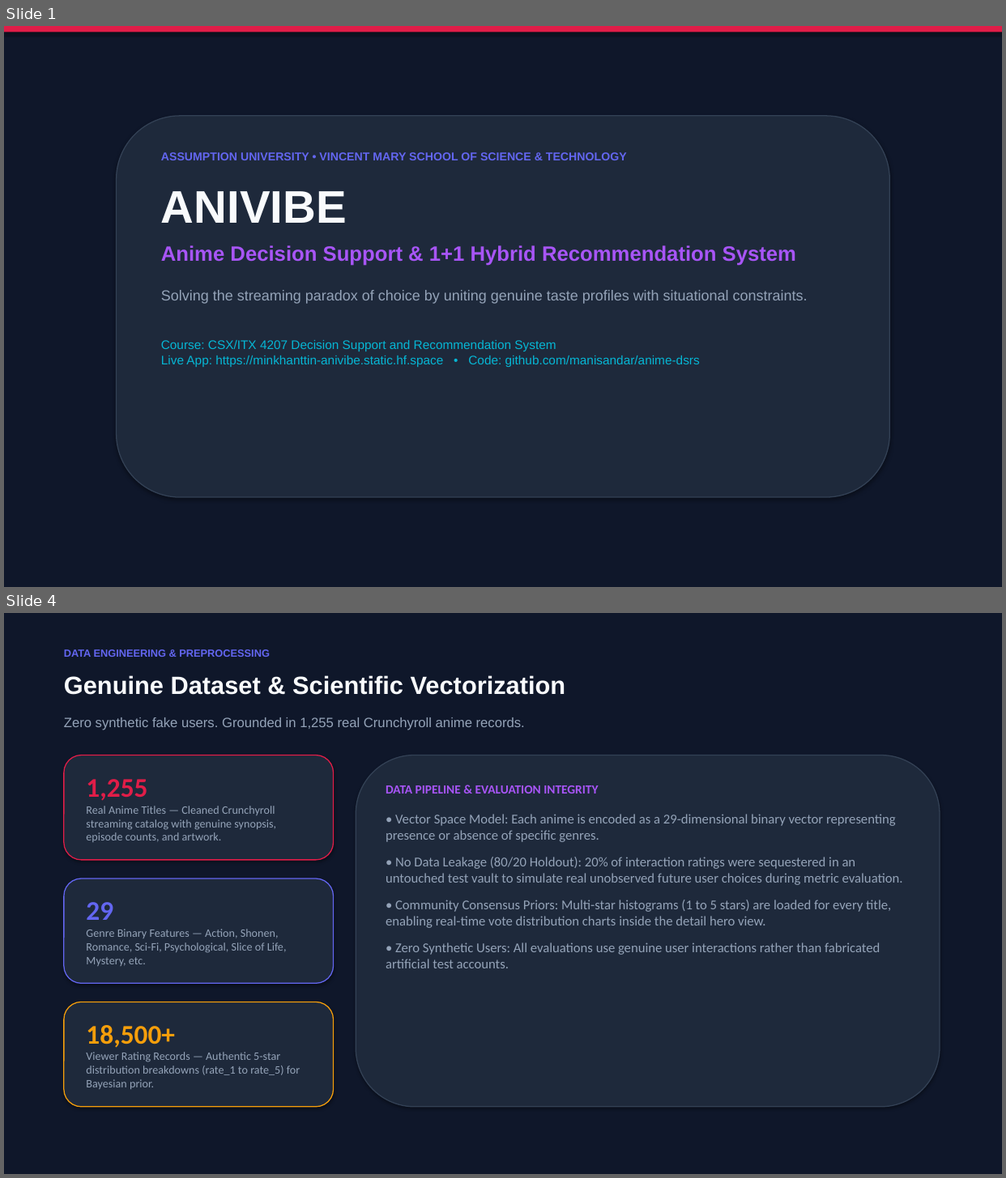
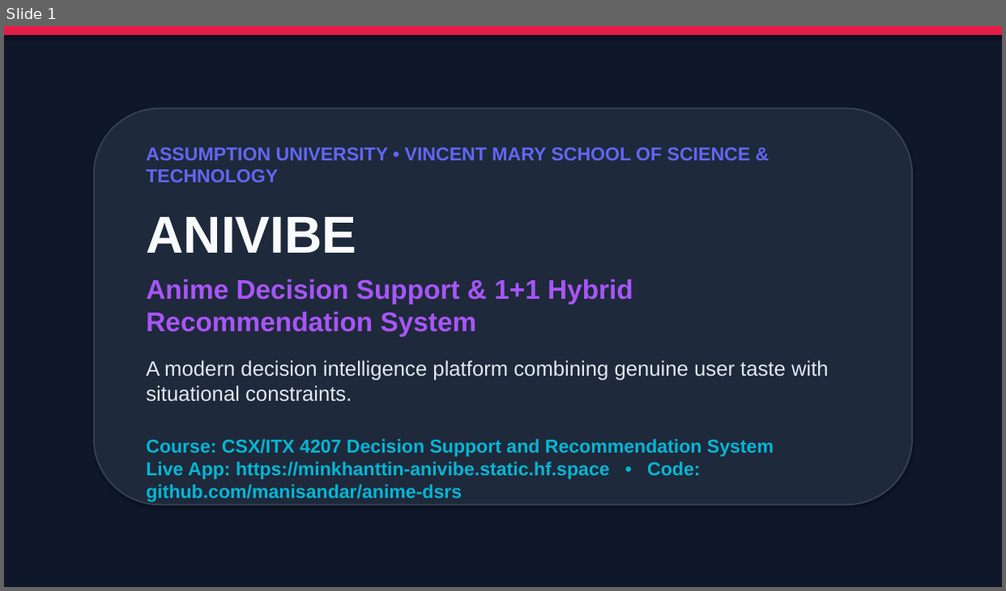
Before and after one commit to manisandar/anime-dsrs, a slide deck: ANIVIBE_Presentation.pptx. Shown one above the other, each under a label of ours: slides 1 and 4 before the commit, slide 1 after it; the slides between them are not shown. The pictures are 1006x1178 and 1006x591 pixels, drawn with LibreOffice and Linux fonts; fonts in the diff are those of the drawing. Boxes give left, top, right and bottom in pixels: in the first picture for what was removed or moved away, otherwise in the second. Text is boxed around its words. In the diff, an @@ line names an element or a change of style, - is before the commit and + after.

Commit message:
docs: revise presentation slides with min 18pt font and detailed clear explanations

```diff
--- a/ANIVIBE_Presentation.pptx
+++ b/ANIVIBE_Presentation.pptx
@@ slide 4 removed at [4, 613, 1002, 1174], background #FFFFFF @@
@@ rectangle removed at [4, 613, 1002, 1174] @@
@@ text removed at [64, 649, 270, 657] @@
-DATA ENGINEERING & PREPROCESSING
@@ text removed at [64, 675, 566, 695] @@
-Genuine Dataset & Scientific Vectorization
@@ text removed at [64, 717, 525, 730] @@
-Zero synthetic fake users. Grounded in 1,255 real Crunchyroll anime records.
@@ rounded rectangle removed at [64, 756, 334, 860] @@
@@ rounded rectangle removed at [356, 756, 940, 1107] @@
@@ text removed at [86, 779, 276, 842] @@
-1,255
-Real Anime Titles — Cleaned Crunchyroll streaming catalog with genuine synopsis, episode counts, and artwork.
@@ text removed at [386, 786, 903, 969] @@
-DATA PIPELINE & EVALUATION INTEGRITY
-• Vector Space Model: Each anime is encoded as a 29-dimensional binary vector representing presence or absence of specific genres.
-• No Data Leakage (80/20 Holdout): 20% of interaction ratings were sequestered in an untouched test vault to simulate real unobserved future user choices during metric evaluation.
-• Community Consensus Priors: Multi-star histograms (1 to 5 stars) are loaded for every title, enabling real-time vote distribution charts inside the detail hero view.
-• Zero Synthetic Users: All evaluations use genuine user interactions rather than fabricated artificial test accounts.
@@ rounded rectangle removed at [64, 879, 334, 983] @@
@@ text removed at [86, 902, 287, 966] @@
-29
-Genre Binary Features — Action, Shonen, Romance, Sci-Fi, Psychological, Slice of Life, Mystery, etc.
@@ rounded rectangle removed at [64, 1003, 334, 1107] @@
@@ text removed at [86, 1025, 300, 1089] @@
-18,500+
-Viewer Rating Records — Authentic 5-star distribution breakdowns (rate_1 to rate_5) for Bayesian prior.
@@ slide 1 changed as well @@
@@ rectangle: place and size @@
-rectangle at [4, 26, 1002, 32]
+rectangle at [4, 26, 1002, 35]
@@ rounded rectangle: place and size @@
-rounded rectangle at [117, 116, 889, 497]
+rounded rectangle at [94, 109, 912, 506]
@@ rounded rectangle at [94, 109, 912, 506]: outline #334155 1 pt to #334155 1.5 pt @@
@@ text "ASSUMPTION UNIVERSITY • VINCENT MARY ...": place and size @@
-text "ASSUMPTION UNIVERSITY • VINCENT MARY ..." at [161, 152, 808, 367]
+text "ASSUMPTION UNIVERSITY • VINCENT MARY ..." at [146, 148, 829, 480]
@@ text at [146, 148, 774, 480]: size 11 to 18 pt in "ASSUMPTION UNIVERSITY • VINCENT MARY SCHOOL OF ..."; size 44 to 50 pt in "ANIVIBE"; size 20 to 26 pt in "Anime Decision Support & 1+1 Hybrid Recommendation ..."; size 12 to 18 pt, bold on in "Course: CSX/ITX 4207 Decision Support and Recommendation ..."; less space between paragraphs @@
@@ text at [146, 361, 829, 402]: text changed; size 14 to 20 pt; text colour #94A3B8 to #E2E8F0 @@
-Solving the streaming paradox of choice by uniting genuine taste profiles with situational constraints.
+A modern decision intelligence platform combining genuine user taste with situational constraints.
```
Also in this commit, not shown: 4 other slides changed, 11 slides added, 6 other slides removed, 1 other file.
